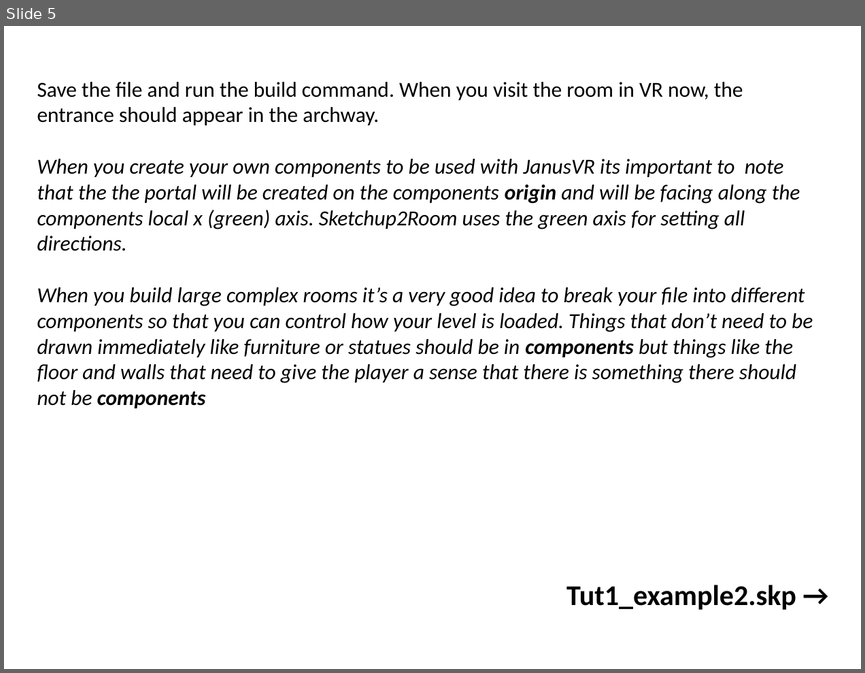
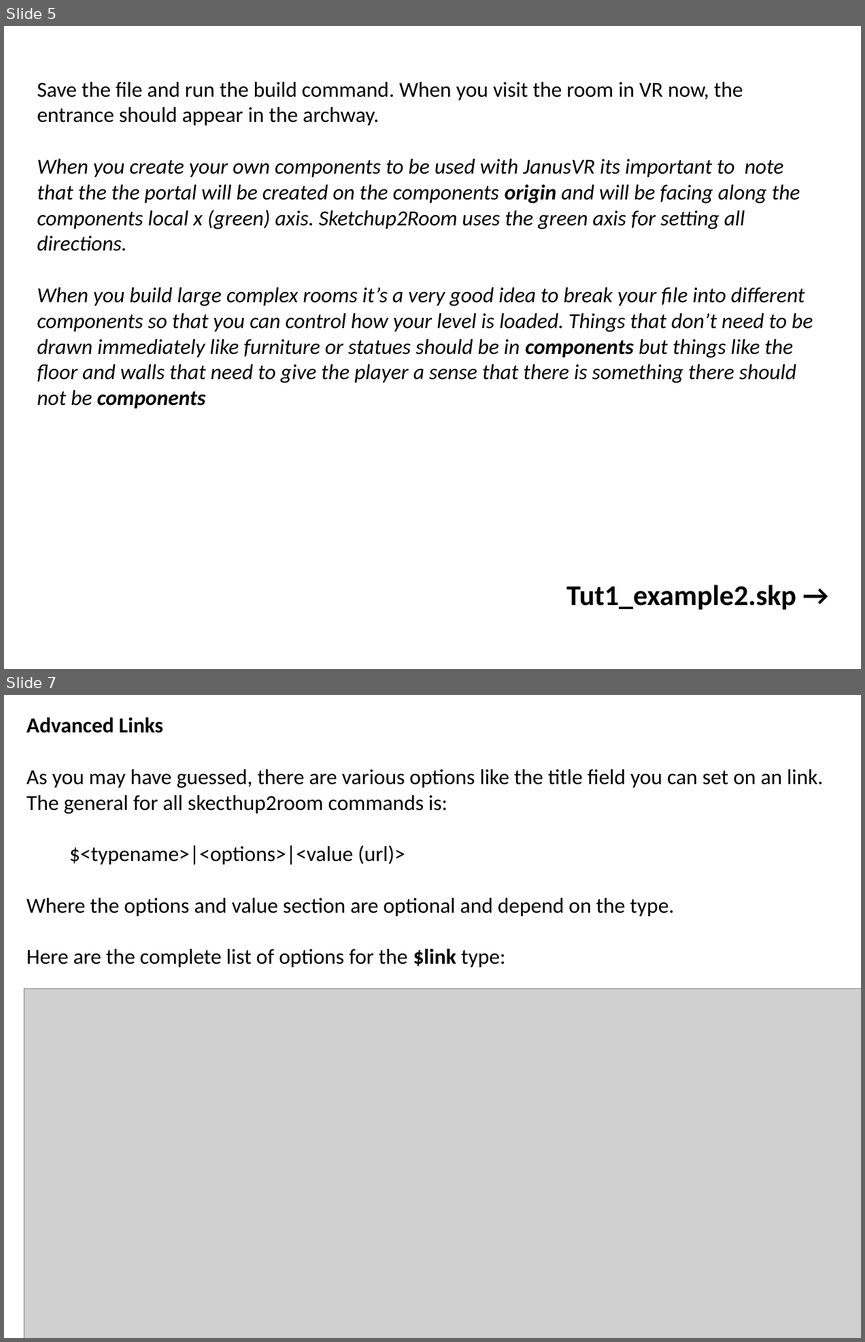
Before and after one commit to lisa-lionheart/sketchup2room, a slide deck: tutorial/slides/slides.pptx. Shown one above the other, each under a label of ours: slide 5 before the commit, slides 5 and 7 after it; the slides between them are not shown. The pictures are 865x673 and 865x1342 pixels, drawn with LibreOffice and Linux fonts; fonts in the diff are those of the drawing; grey boxes stand for pictures; background and template pictures are left out. Boxes give left, top, right and bottom in pixels: in the first picture for what was removed or moved away, otherwise in the second. Text is boxed around its words. In the diff, an @@ line names an element or a change of style, - is before the commit and + after.

```diff
--- a/tutorial/slides/slides.pptx
+++ b/tutorial/slides/slides.pptx
@@ slide 7 added at (4, 695, 861, 1338), background picture (left out) @@
@@ text added at (26, 717, 823, 967), 18 pt, text #000000 @@
+Advanced Links
+As you may have guessed, there are various options like the title field you can set on an link. The general for all skecthup2room commands is:
+$<typename>|<options>|<value (url)>
+Where the options and value section are optional and depend on the type.
+Here are the complete list of options for the $link type:
@@ picture added at (24, 988, 861, 1338) @@
```
Also in this commit, not shown: 2 other slides added, 14 other files.
